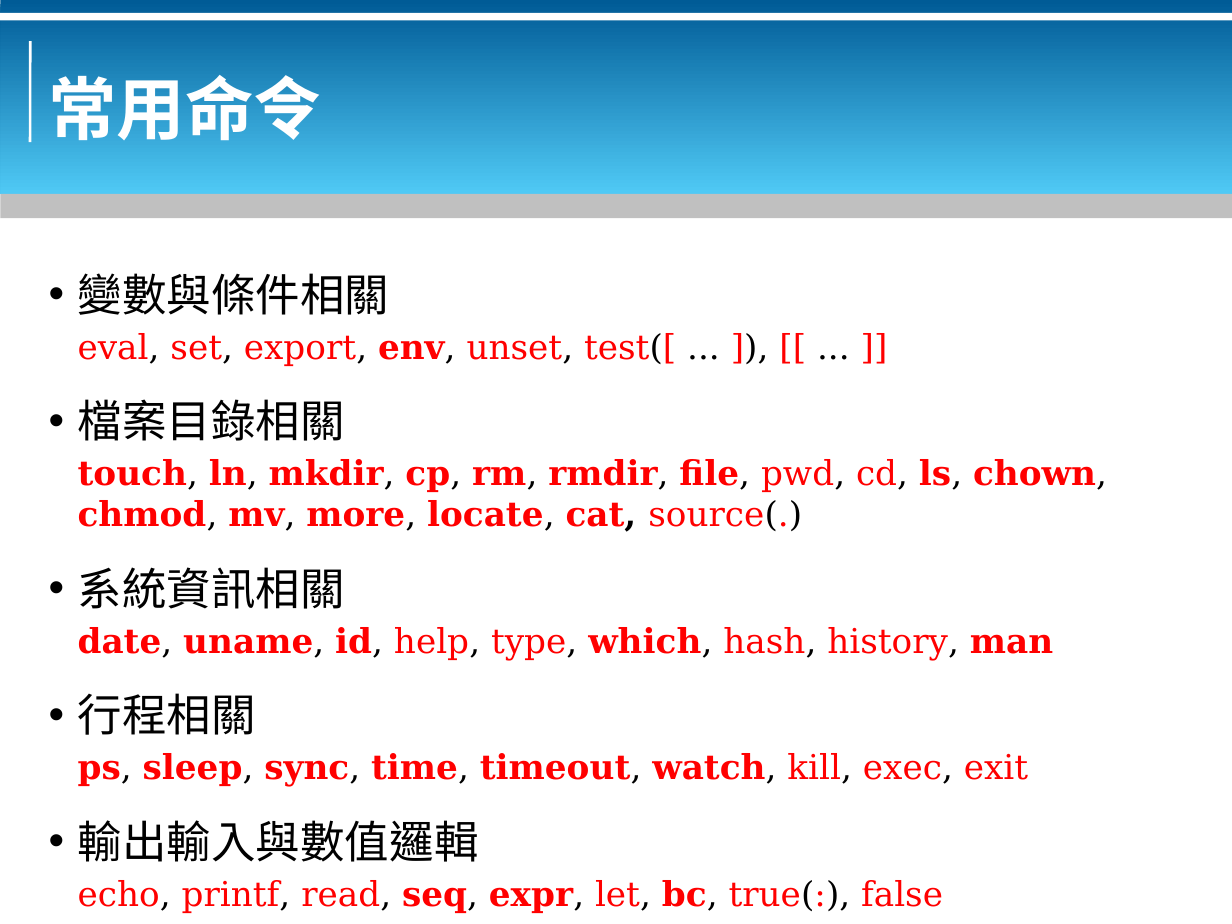
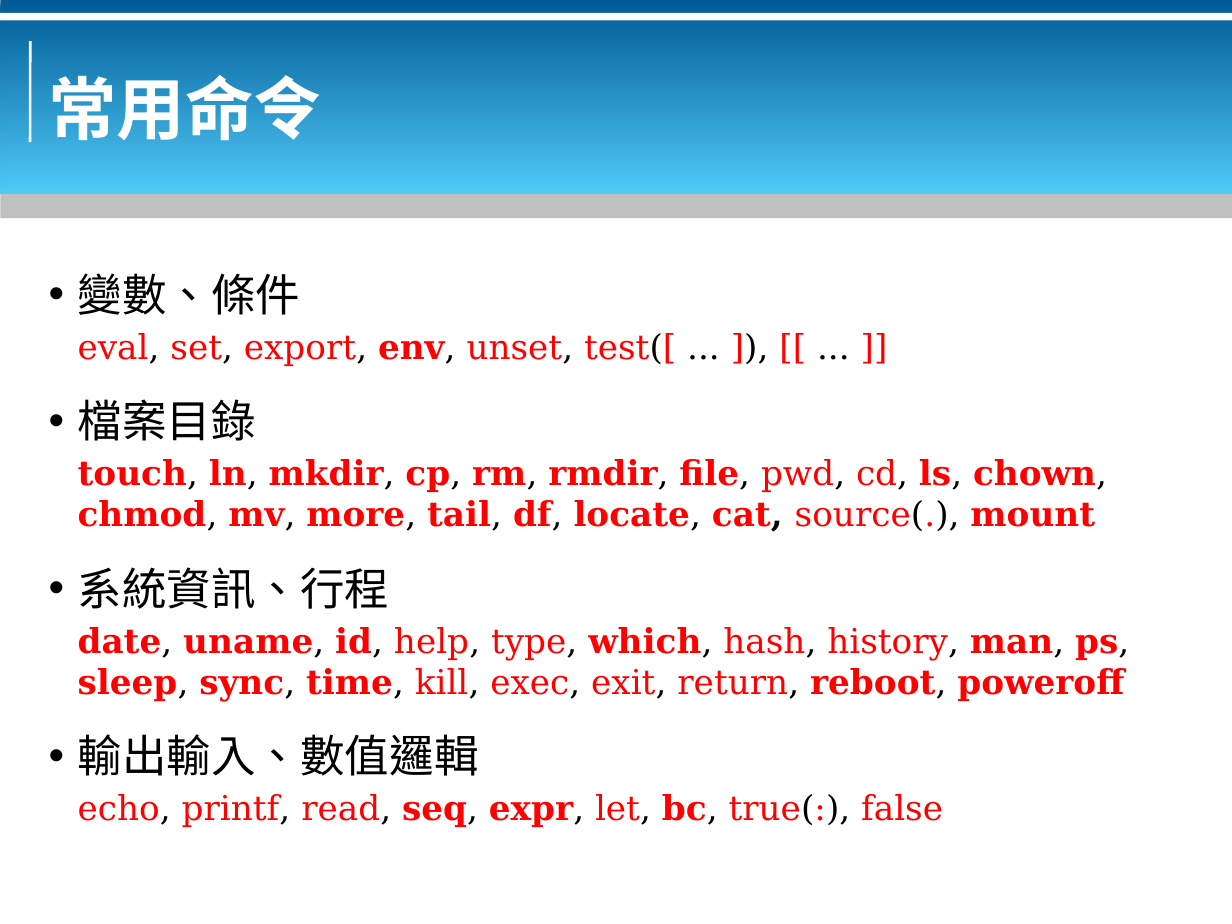
Before and after one commit to bluebat/.presentations, a slide deck: slide 19 of bash-basics.odp. Drawn at 1232x924 pixels with LibreOffice and Linux fonts; fonts in the diff are those of the drawing; background and template pictures are left out. Boxes give left, top, right and bottom in pixels: in the first picture for what was removed or moved away, otherwise in the second. Text is boxed around its words. In the diff, an @@ line names an element or a change of style, - is before the commit and + after.

```diff
--- a/bash-basics.odp
+++ b/bash-basics.odp
@@ text at box(78, 273, 300, 315): text changed @@
-• 變數與條件相關
+• 變數、條件
@@ text at box(78, 399, 1129, 776): text changed; bold on @@
-• 檔案目錄相關
-touch, ln, mkdir, cp, rm, rmdir, file, pwd, cd, ls, chown, chmod, mv, more, locate, cat, source(.)
-• 系統資訊相關
-date, uname, id, help, type, which, hash, history, man
-• 行程相關
-ps, sleep, sync, time, timeout, watch, kill, exec, exit
-• 輸出輸入與數值邏輯
+• 檔案目錄
+touch, ln, mkdir, cp, rm, rmdir, file, pwd, cd, ls, chown, chmod, mv, more, tail, df, locate, cat, source(.), mount
+• 系統資訊、行程
+date, uname, id, help, type, which, hash, history, man, ps, sleep, sync, time, kill, exec, exit, return, reboot, poweroff
+• 輸出輸入、數值邏輯
```
Also in this commit, not shown: 15 other slides changed, 2 other files.
